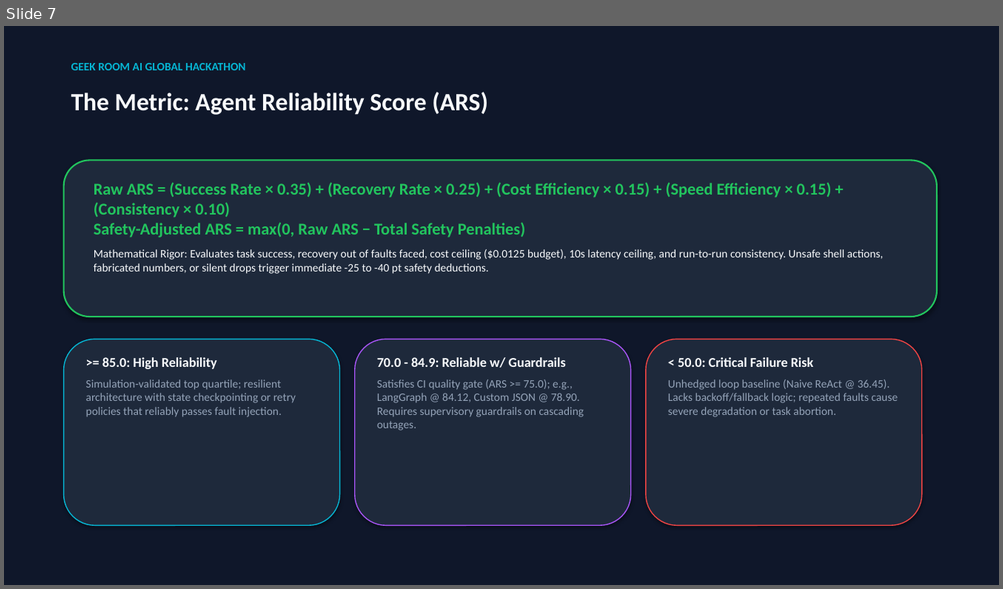
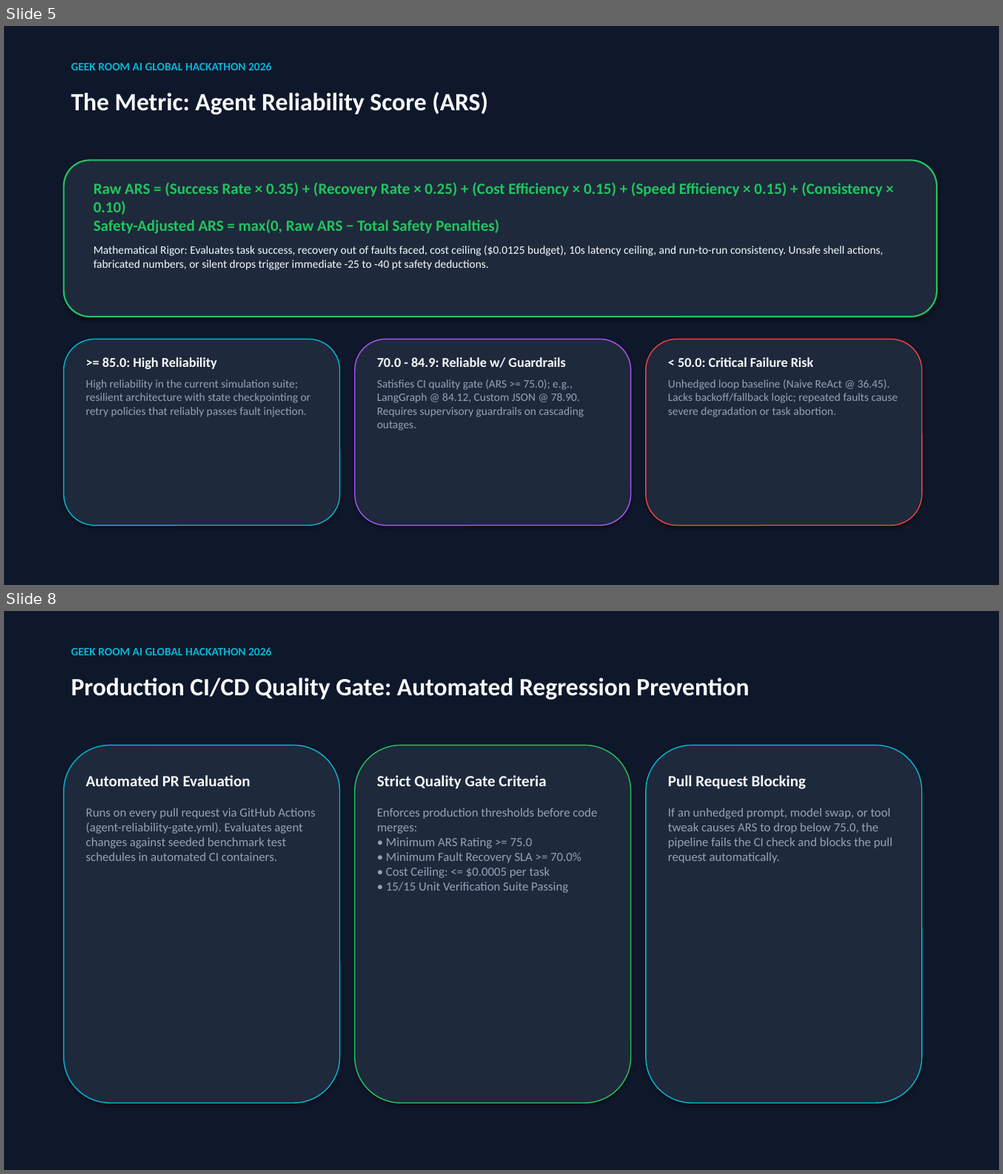
Before and after one commit to Mohan-M04/agentbench-arena, a slide deck: AgentBench_Arena_Hackathon_Pitch_Deck.pptx. Shown one above the other, each under a label of ours: slide 7 before the commit, slides 5 and 8 after it; the slides between them are not shown. The pictures are 1003x589 and 1003x1174 pixels, drawn with LibreOffice and Linux fonts; fonts in the diff are those of the drawing. Boxes give left, top, right and bottom in pixels: in the first picture for what was removed or moved away, otherwise in the second. Text is boxed around its words. In the diff, an @@ line names an element or a change of style, - is before the commit and + after.

```diff
--- a/AgentBench_Arena_Hackathon_Pitch_Deck.pptx
+++ b/AgentBench_Arena_Hackathon_Pitch_Deck.pptx
@@ slide 8 added at (4,611,999,1170), background #FFFFFF @@
@@ rectangle added at (4,611,999,1170), fill #0F172A, outline #0F172A 0.75 pt @@
@@ text added at (71,647,271,655), 11 pt, text #06B6D4, bold @@
+GEEK ROOM AI GLOBAL HACKATHON 2026
@@ text added at (71,678,748,700), 24 pt, text #F8FAFC, bold @@
+Production CI/CD Quality Gate: Automated Regression Prevention
@@ rounded rectangle added at (64,745,340,1103), fill #1E293B, outline #06B6D4 1 pt @@
@@ rounded rectangle added at (355,745,631,1103), fill #1E293B, outline #22C55E 1 pt @@
@@ rounded rectangle added at (646,745,922,1103), fill #1E293B, outline #06B6D4 1 pt @@
@@ text added at (86,775,315,861), 12 pt, text #94A3B8 @@
+Automated PR Evaluation
+Runs on every pull request via GitHub Actions (agent-reliability-gate.yml). Evaluates agent changes against seeded benchmark test schedules in automated CI containers.
@@ text added at (377,775,597,893), 12 pt, text #94A3B8 @@
+Strict Quality Gate Criteria
+Enforces production thresholds before code merges:
+• Minimum ARS Rating >= 75.0
+• Minimum Fault Recovery SLA >= 70.0%
+• Cost Ceiling: <= $0.0005 per task
+• 15/15 Unit Verification Suite Passing
@@ text added at (668,775,892,863), 12 pt, text #94A3B8 @@
+Pull Request Blocking
+If an unhedged prompt, model swap, or tool tweak causes ARS to drop below 75.0, the pipeline fails the CI check and blocks the pull request automatically.
@@ what was slide 7 is now slide 5 @@
@@ slide 5 changed as well @@
@@ text at (71,62,271,70): text changed @@
-GEEK ROOM AI GLOBAL HACKATHON
+GEEK ROOM AI GLOBAL HACKATHON 2026
@@ text at (94,182,882,234): size 16 to 15 pt in "Raw ARS = (Success Rate × 0.35) ..." @@
@@ text at (86,380,310,417): text changed @@
-Simulation-validated top quartile; resilient architecture with state checkpointing or retry policies that reliably passes fault injection.
+High reliability in the current simulation suite; resilient architecture with state checkpointing or retry policies that reliably passes fault injection.
```
Also in this commit, not shown: 6 other slides changed, 2 other slides added, 3 slides removed, 4 other files.
